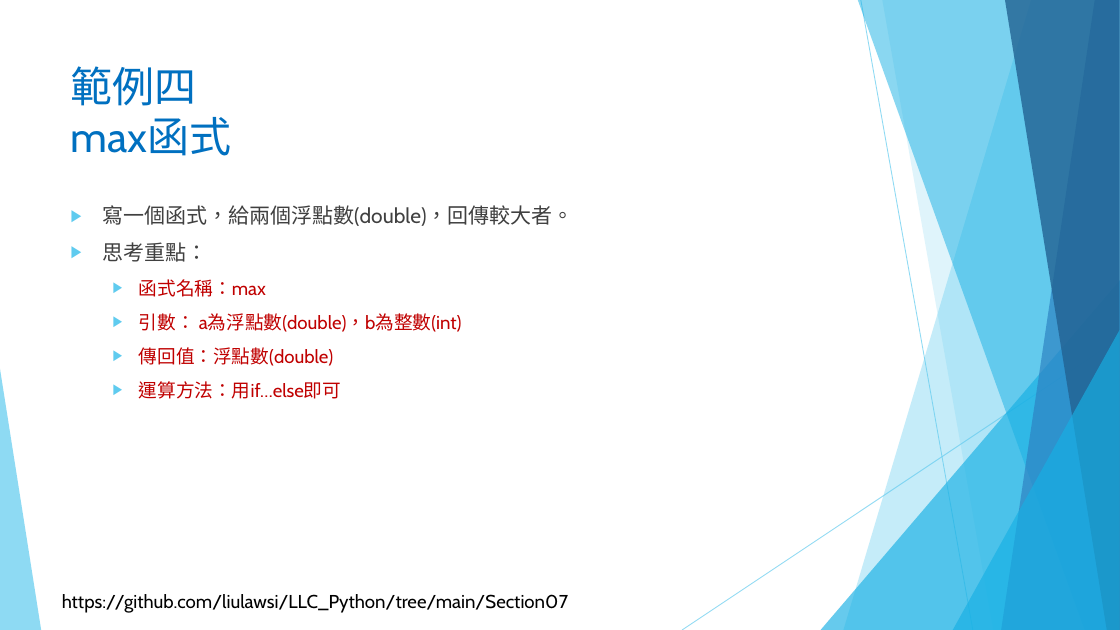
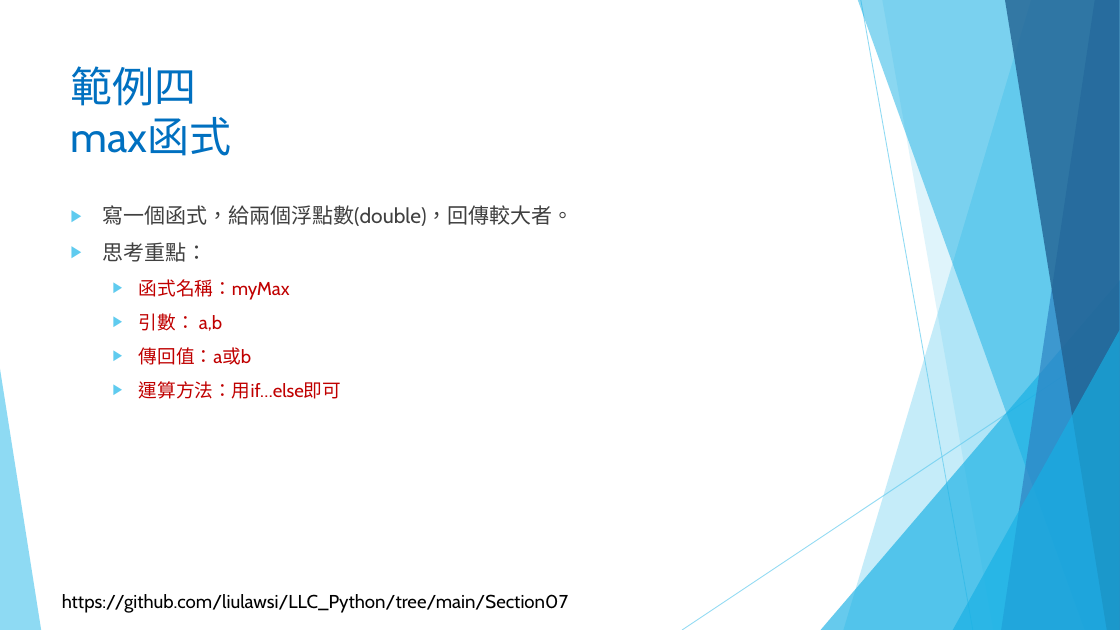
Before and after one commit to liulawsi/My_PPTs, a slide deck: slide 24 of LCC/Python/07_函式與方法.pptx. Drawn at 1120x630 pixels with LibreOffice and Linux fonts; fonts in the diff are those of the drawing; background and template pictures are left out. Boxes give left, top, right and bottom in pixels: in the first picture for what was removed or moved away, otherwise in the second. Text is boxed around its words. In the diff, an @@ line names an element or a change of style, - is before the commit and + after.

```diff
--- a/LCC/Python/07_函式與方法.pptx
+++ b/LCC/Python/07_函式與方法.pptx
@@ text at box(139, 279, 290, 365): text changed @@
-  ▶ 函式名稱：max
-  ▶ 引數： a為浮點數(double)，b為整數(int)
-  ▶ 傳回值：浮點數(double)
+  ▶ 函式名稱：myMax
+  ▶ 引數： a,b
+  ▶ 傳回值：a或b
```
Also in this commit, not shown: 22 other slides changed, 10 slides added, 12 slides removed, 1 other file.
